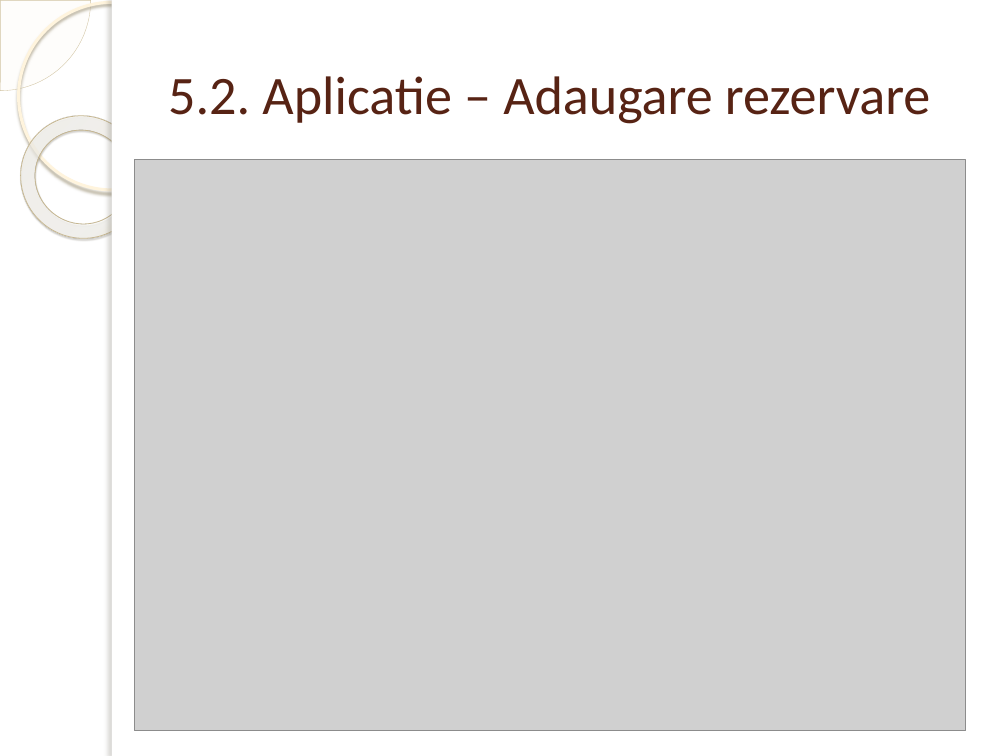
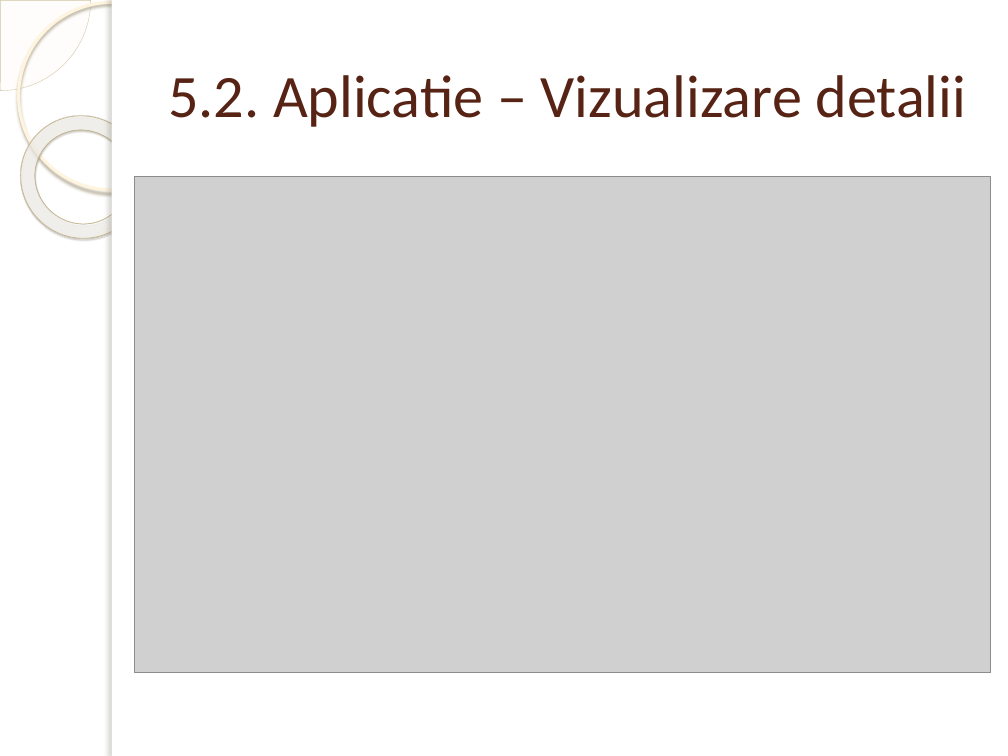
Before and after one commit to mariansurdu/xml, a slide deck: slide 8 of Prezentare.pptx. Drawn at 1008x756 pixels with LibreOffice and Linux fonts; fonts in the diff are those of the drawing; grey boxes stand for pictures; background and template pictures are left out. Boxes give left, top, right and bottom in pixels: in the first picture for what was removed or moved away, otherwise in the second. Text is boxed around its words. In the diff, an @@ line names an element or a change of style, - is before the commit and + after.

```diff
--- a/Prezentare.pptx
+++ b/Prezentare.pptx
@@ title at [168,75,966,127]: text changed; size 38.7 to 43 pt @@
-5.2. Aplicatie – Adaugare rezervare
+5.2. Aplicatie – Vizualizare detalii
@@ picture: place and size @@
-picture at [134,159,966,731]
+picture at [134,176,990,672]
```
Also in this commit, not shown: 10 other slides changed, 2 slides added, 2 other files.
